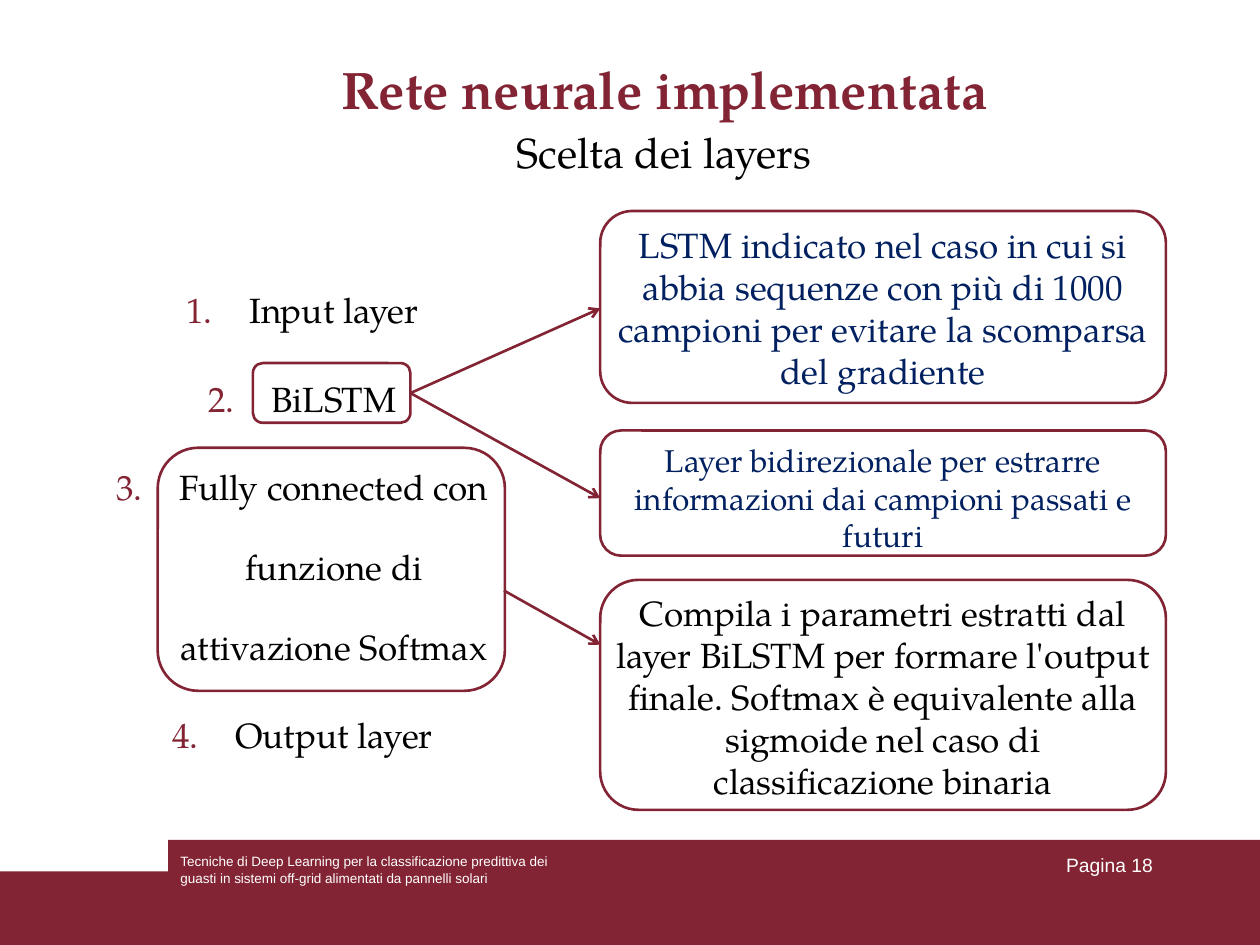
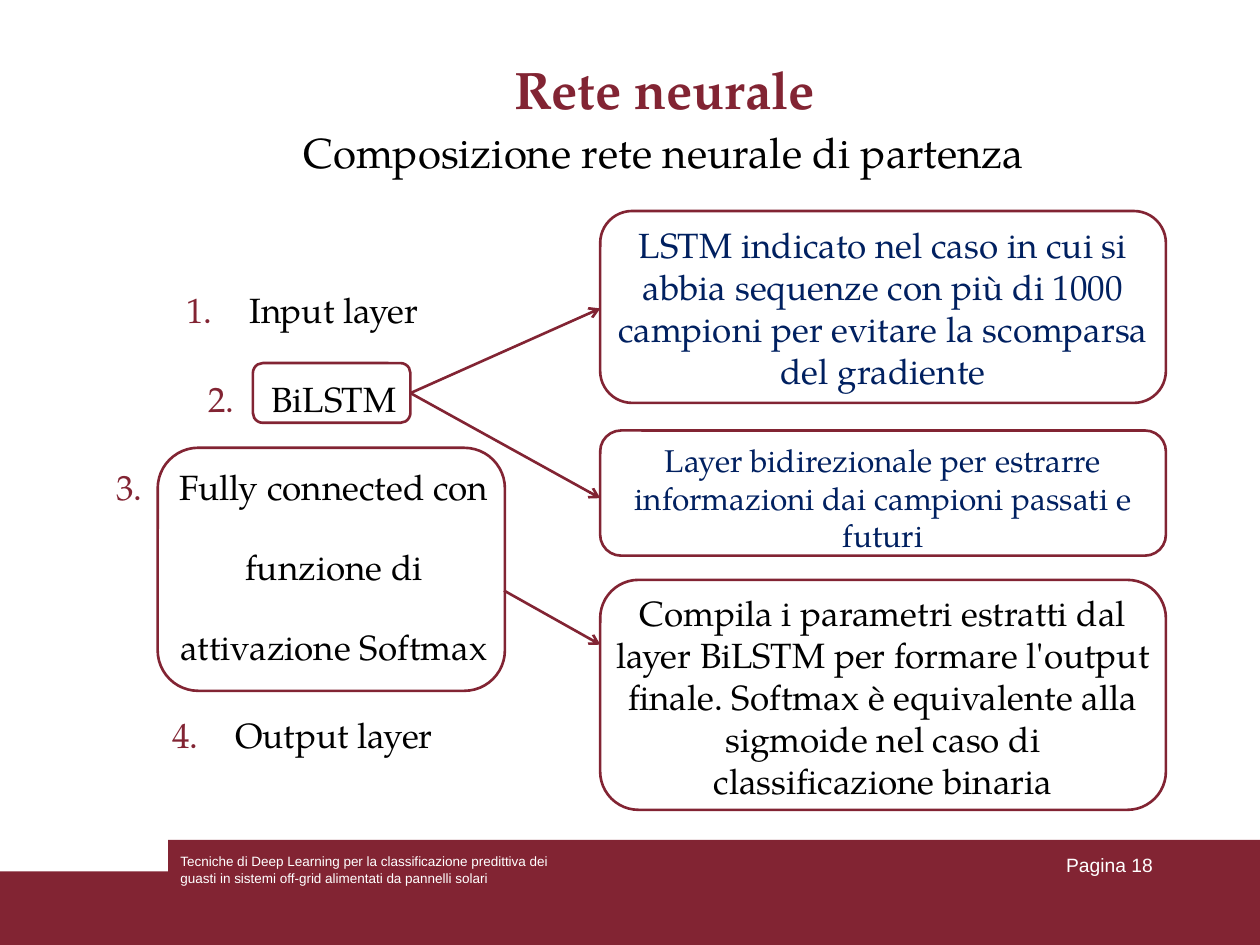
Before and after one commit to lorenzoooooo/DL-for-Predictive-Fault-Classification-in-Off-Grid-Systems, a slide deck: slide 18 of Presentazione_tesi.ppt. Drawn at 1260x945 pixels with LibreOffice and Linux fonts; fonts in the diff are those of the drawing. Boxes give left, top, right and bottom in pixels: in the first picture for what was removed or moved away, otherwise in the second. Text is boxed around its words. In the diff, an @@ line names an element or a change of style, - is before the commit and + after.

```diff
--- a/Presentazione_tesi.ppt
+++ b/Presentazione_tesi.ppt
@@ title at (x1=514, y1=71, x2=815, y2=110): text changed @@
-Rete neurale implementata
+Rete neurale
@@ text at (x1=304, y1=137, x2=1024, y2=180): text changed @@
-Scelta dei layers
+Composizione rete neurale di partenza
```
Also in this commit, not shown: 17 other slides changed.
